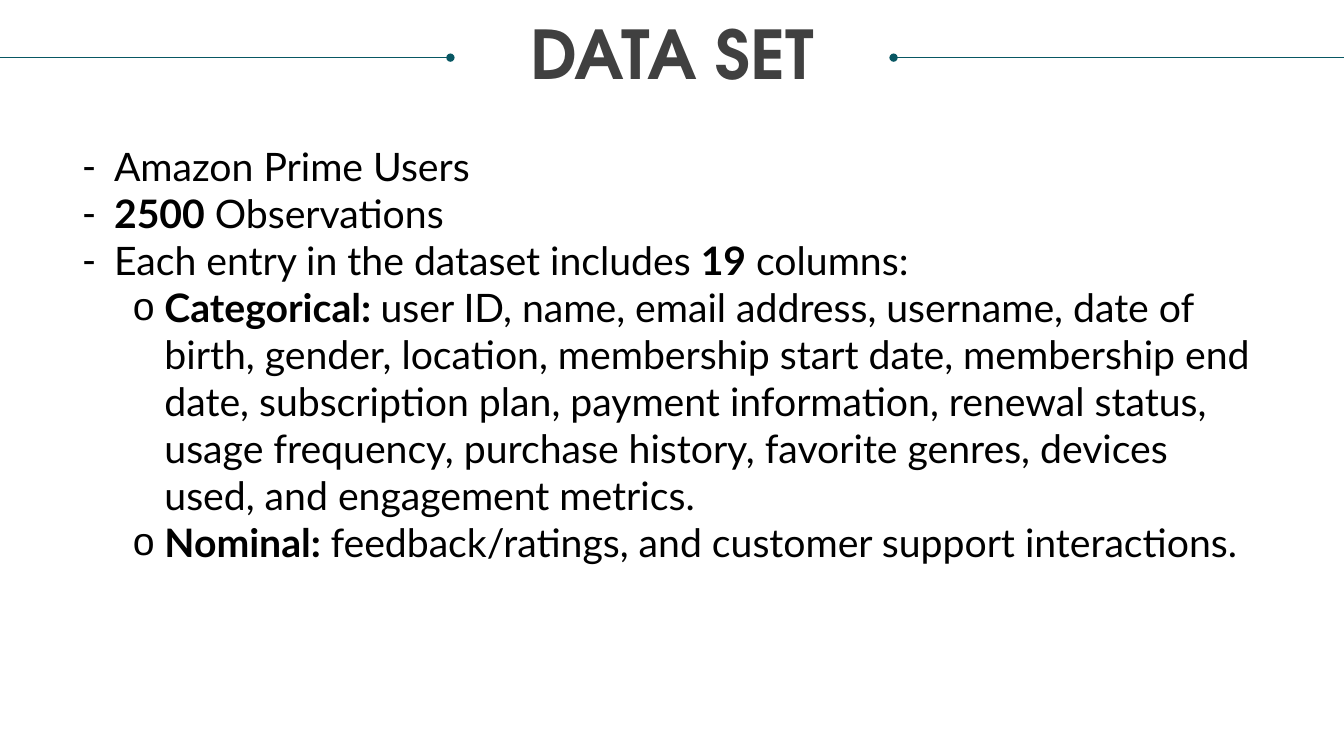
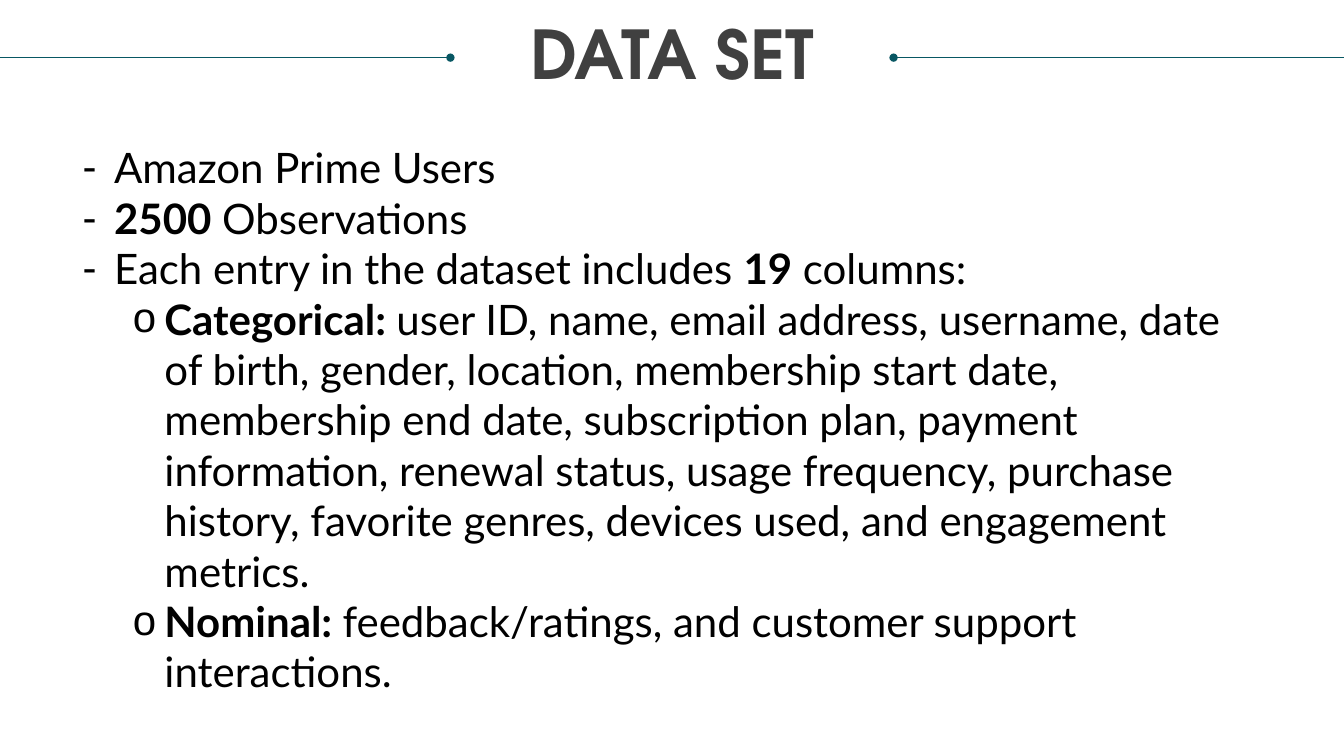
Before and after one commit to daniellaakpoguma/Data-Analsyt-Portfolio, a slide deck: slide 4 of CLV Analysis On Amazon Prime Users/Amazon Prime Users - CLV Analysis Presentation.pptx (slide 2 before the commit). Drawn at 1344x756 pixels with LibreOffice and Linux fonts; fonts in the diff are those of the drawing. Boxes give left, top, right and bottom in pixels: in the first picture for what was removed or moved away, otherwise in the second. Text is boxed around its words. In the diff, an @@ line names an element or a change of style, - is before the commit and + after.

```diff
--- a/CLV Analysis On Amazon Prime Users/Amazon Prime Users - CLV Analysis Presentation.pptx
+++ b/CLV Analysis On Amazon Prime Users/Amazon Prime Users - CLV Analysis Presentation.pptx
@@ text "Amazon Prime Users" at [114, 152, 1220, 688]: size 28 to 30 pt @@
```
Also in this commit, not shown: 2 other slides changed, 2 slides added, 1 other file.
